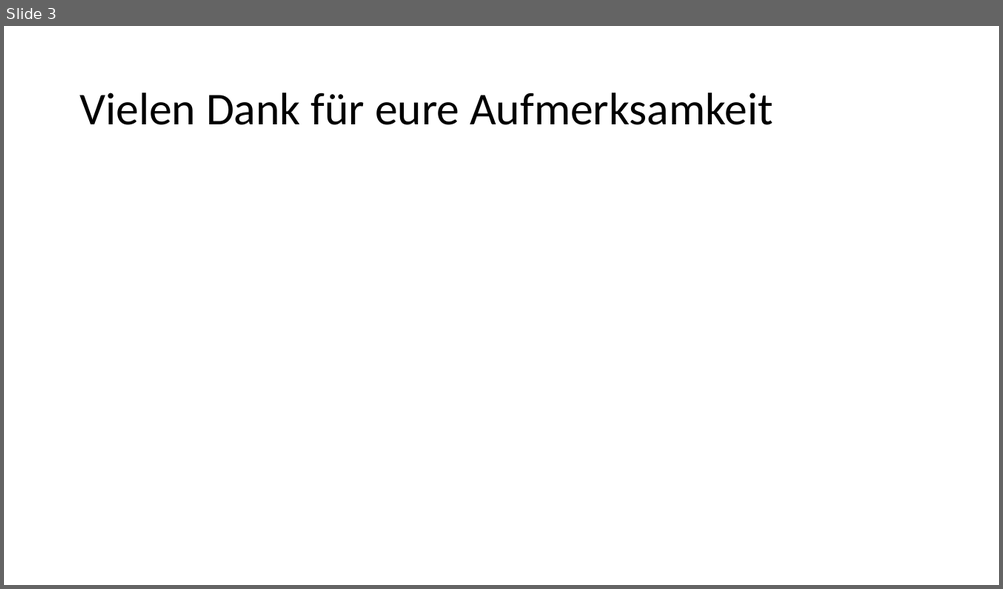
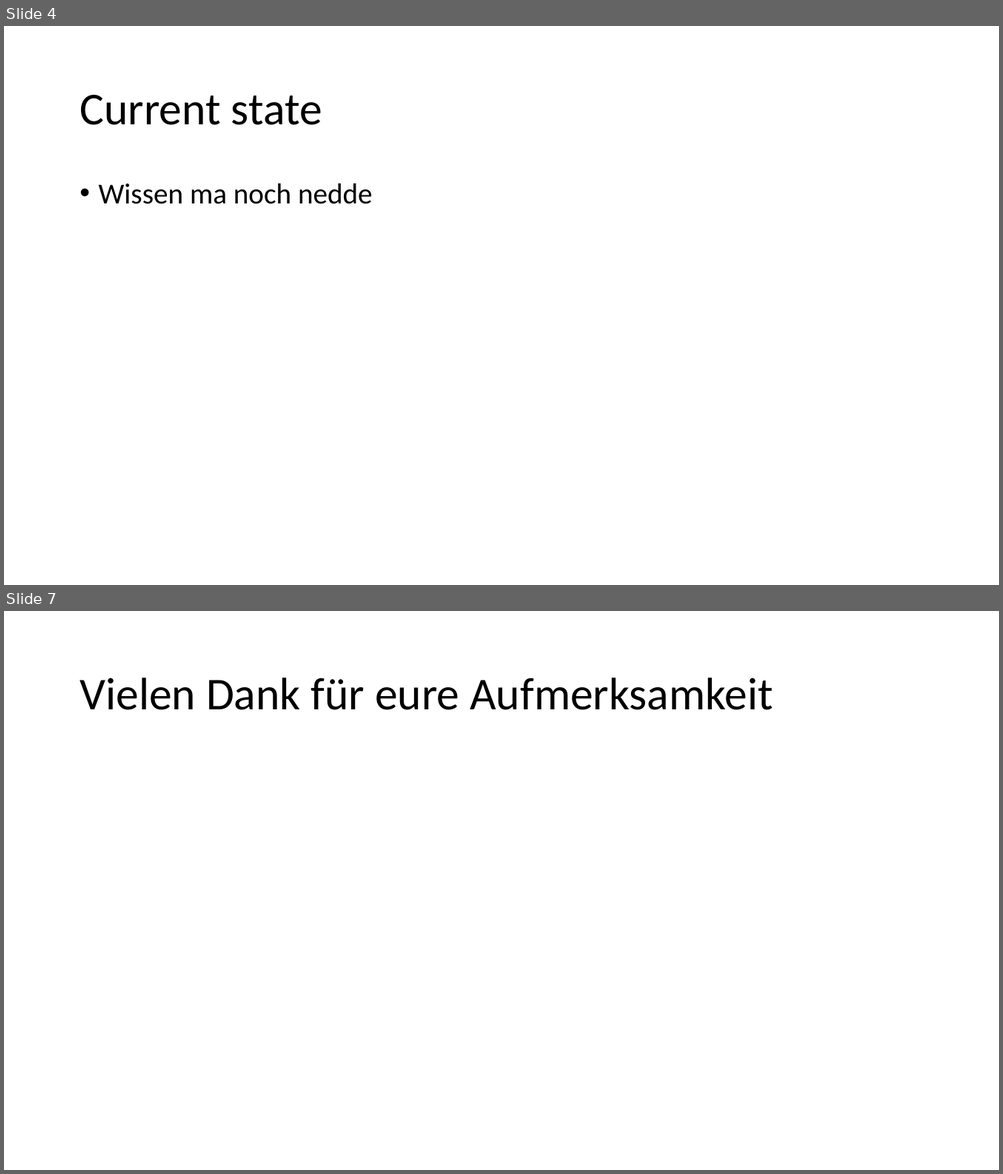
Before and after one commit to AndreasNeuhierl/InnoMgmt, a slide deck: PPT_KI_Innovation.pptx. Shown one above the other, each under a label of ours: slide 3 before the commit, slides 4 and 7 after it; the slides between them are not shown. The pictures are 1003x589 and 1003x1174 pixels, drawn with LibreOffice and Linux fonts; fonts in the diff are those of the drawing. Boxes give left, top, right and bottom in pixels: in the first picture for what was removed or moved away, otherwise in the second. Text is boxed around its words. In the diff, an @@ line names an element or a change of style, - is before the commit and + after.

```diff
--- a/PPT_KI_Innovation.pptx
+++ b/PPT_KI_Innovation.pptx
@@ slide 4 added at box(4, 26, 999, 585), background #FFFFFF @@
@@ title added at box(79, 95, 322, 125), 44 pt, text #000000 @@
+Current state
@@ text added at box(99, 183, 373, 204), 28 pt, text #000000 @@
+• Wissen ma noch nedde
@@ what was slide 3 is now slide 7 @@
```
Also in this commit, not shown: 1 slide changed, 4 other slides added, 1 slide removed, 1 other file.
